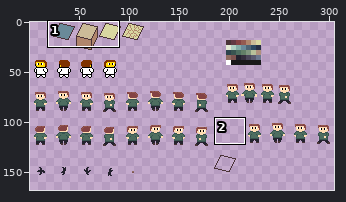
Sprite sheet -- images/tiles.png. Above, an overview of the earlier version with the close-up marked.
Close-up. Before the commit:
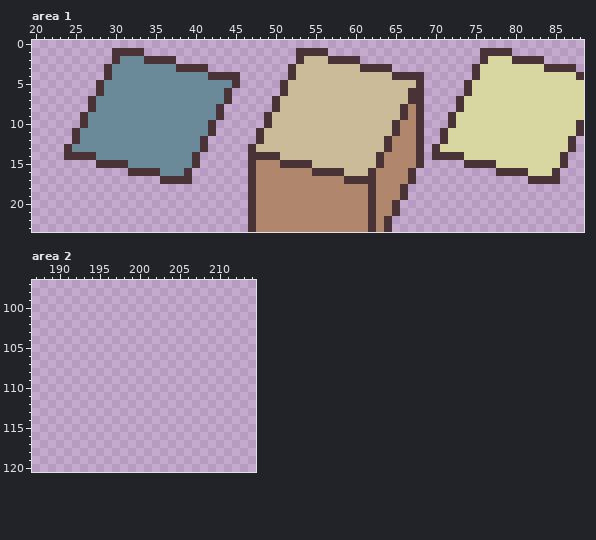
The file is 326x180 pixels. Shown: area 1: x 20..88, y 0..23; area 2: x 187..214, y 97..120. The wide view leaves out empty margins. The commit also changed other parts of the picture, which this record leaves out.
And afterwards:
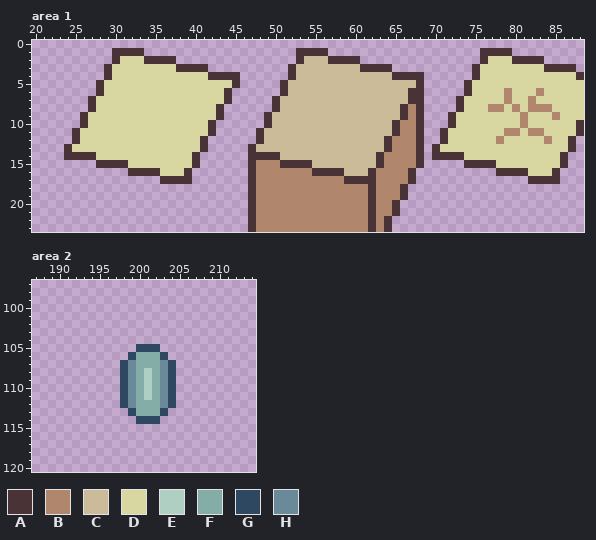
Palette (. is transparent): A #4a3337  B #b0866c  C #ccbb98  D #d9d7a1  E #afcfc2  F #84ada7  G #2e4861  H #6a8a99
Edits made:
Area 1:
y 2: x 31..33 HHH -> DDD
y 3: x 30..37 HHHHHHHH -> DDDDDDDD
y 4: x 30..41 HHHHHHHHHHHH -> DDDDDDDDDDDD
y 5: x 29..44 HHHHHHHHHHHHHHHH -> DDDDDDDDDDDDDDDD
y 6: x 29..43 HHHHHHHHHHHHHHH -> DDDDDDDDDDDDDDD; x 79 D -> B; x 83 D -> B
y 7: x 28..43 HHHHHHHHHHHHHHHH -> DDDDDDDDDDDDDDDD; x 79 D -> B; x 82 D -> B
y 8: x 28..42 HHHHHHHHHHHHHHH -> DDDDDDDDDDDDDDD; x 77..78 DD -> BB; x 80 D -> B; x 82..84 DDD -> BBB
y 9: x 27..42 HHHHHHHHHHHHHHHH -> DDDDDDDDDDDDDDDD; x 81 D -> B; x 85 D -> B
y 10: x 27..41 HHHHHHHHHHHHHHH -> DDDDDDDDDDDDDDD; x 81 D -> B
y 11: x 26..41 HHHHHHHHHHHHHHHH -> DDDDDDDDDDDDDDDD; x 79..80 DD -> BB; x 82..83 DD -> BB
y 12: x 26..40 HHHHHHHHHHHHHHH -> DDDDDDDDDDDDDDD; x 78 D -> B; x 84 D -> B
y 13: x 25..40 HHHHHHHHHHHHHHHH -> DDDDDDDDDDDDDDDD
y 14: x 28..39 HHHHHHHHHHHH -> DDDDDDDDDDDD
y 15: x 32..39 HHHHHHHH -> DDDDDDDD
y 16: x 36..38 HHH -> DDD
Area 2:
y 105: x 200..202 ... -> GGG
y 106: x 199..203 ..... -> GFFFG
y 107: x 198..204 ....... -> GHFFFHG
y 108..111: x 198..204 ....... -> GHFEFHG
y 112: x 198..204 ....... -> GHFFFHG
y 113: x 199..203 ..... -> GFFFG
y 114: x 200..202 ... -> GGG
